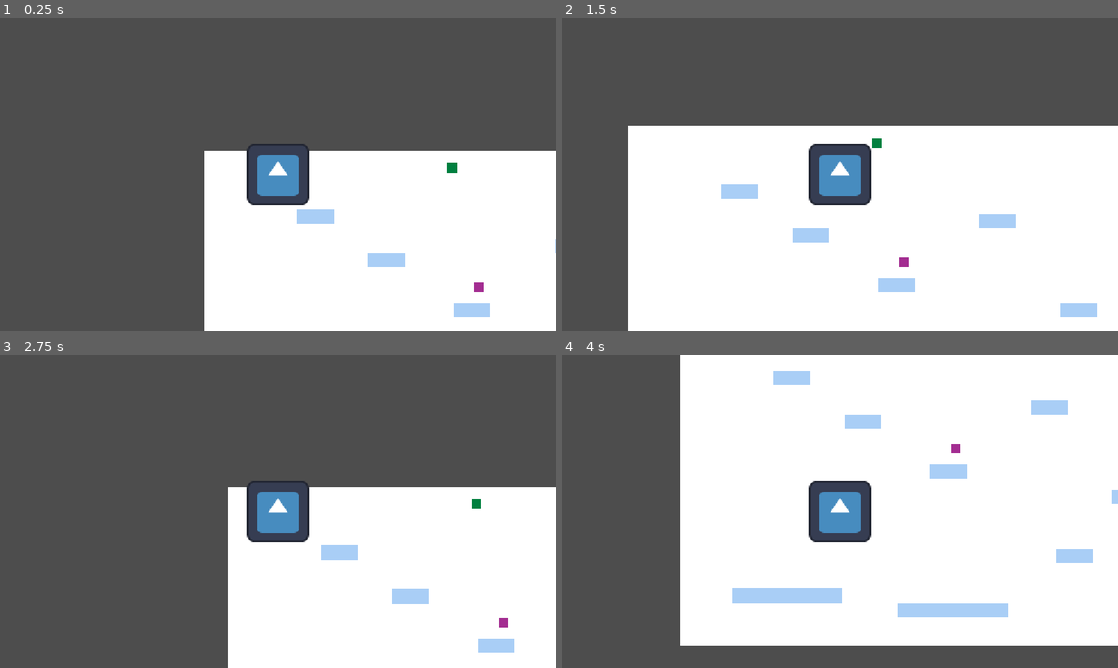
Above: before the commit, frames 1-4 (two rows, left to right).
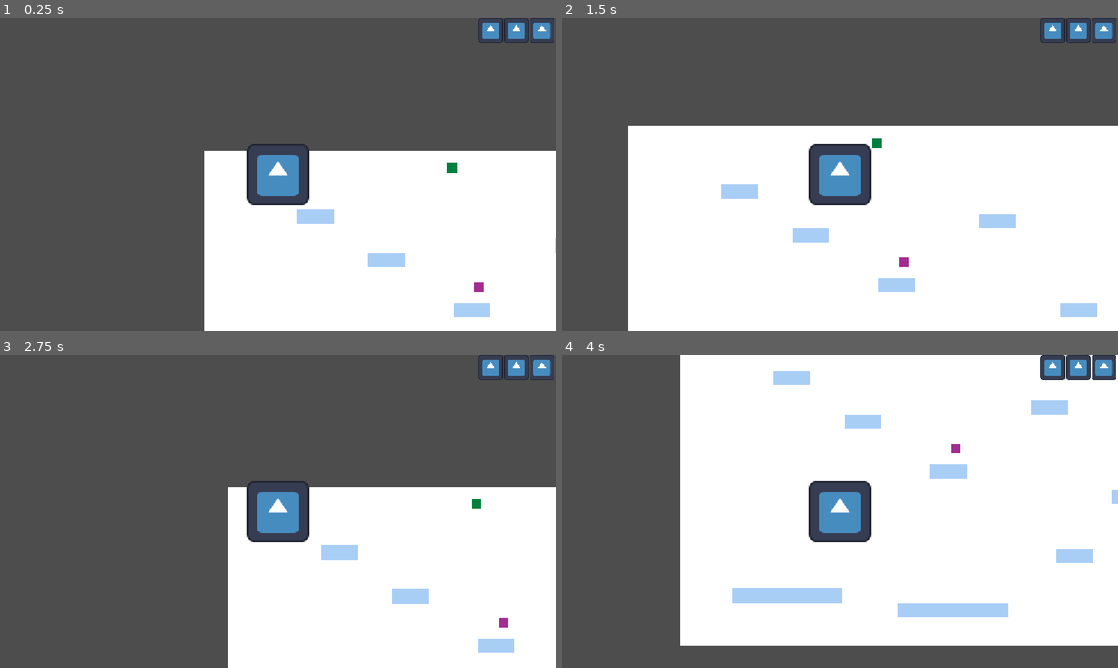
Above: after the commit, the same moments.

Repository: ignaciorizu/Primer_Videojuego_Godot
Game: Godot game, scene res://src/scenes/world/world.tscn
Same seed, same stepped clock (60 frames per second), same inputs: the game is played once before the commit and once after it. The engine's default icon, where the game draws it, is replaced by a stand-in: a white triangle on a blue panel in a dark square.
Inputs:
- Up to frame 1 (0.25 s): no input
- Up to frame 2 (1.5 s): tap Enter (ui_accept) at 0.5, 0.77 s; hold Right (ui_right) from 0.53 s (still down)
- Up to frame 3 (2.75 s): tap Enter (ui_accept) at 1.52 s; release Right (ui_right) at 2.03 s; hold Left (ui_left) from 2.03 s (still down)
- Up to frame 4 (4 s): release Left (ui_left) at 2.78 s; hold Right (ui_right) from 2.78 s (still down); tap Enter (ui_accept) at 3.02, 3.77 s

The runs differ from the first frame. In frame 1, 0.6% of the frame differs, in the area x 86-100%, y 0-71%; in frame 2, 0.6%; in frame 3, 0.6%; in frame 4, 1.0%, in the area x 86-100%, y 0-8%.

Commit message:
Vidas en la vista del mundo

Diff:
--- /dev/null
+++ b/src/scenes/player/vidas.tscn
@@ -0,0 +1,27 @@
+[gd_scene format=3 uid="uid://ccbpalwlsx23a"]
+
+[ext_resource type="Texture2D" uid="uid://cb2djvtfmuod3" path="res://icon.svg" id="1_sii6y"]
+
+[node name="Vidas" type="CanvasLayer" unique_id=2103879004]
+
+[node name="HBoxContainer" type="HBoxContainer" parent="." unique_id=1191275963]
+anchors_preset = 1
+anchor_left = 1.0
+anchor_right = 1.0
+offset_left = -160.99994
+offset_right = 231.0
+offset_bottom = 128.0
+grow_horizontal = 0
+scale = Vector2(0.40206325, 0.40206325)
+
+[node name="TextureRect" type="TextureRect" parent="HBoxContainer" unique_id=1893885554]
+layout_mode = 2
+texture = ExtResource("1_sii6y")
+
+[node name="TextureRect2" type="TextureRect" parent="HBoxContainer" unique_id=1800675255]
+layout_mode = 2
+texture = ExtResource("1_sii6y")
+
+[node name="TextureRect3" type="TextureRect" parent="HBoxContainer" unique_id=1810221327]
+layout_mode = 2
+texture = ExtResource("1_sii6y")
--- a/src/scenes/world/world.tscn
+++ b/src/scenes/world/world.tscn
@@ -8,6 +8,7 @@
 [ext_resource type="PackedScene" uid="uid://bb72ejoj72opb" path="res://src/scenes/pisos/pisoLargo.tscn" id="5_nv6pj"]
 [ext_resource type="PackedScene" uid="uid://ndpl77dn243x" path="res://src/scenes/pisos/LimiteEscenario.tscn" id="6_iaymg"]
 [ext_resource type="PackedScene" uid="uid://dp8n3vic3pp0c" path="res://src/scenes/checkpoint/checkPoint.tscn" id="8_gd3mq"]
+[ext_resource type="PackedScene" uid="uid://ccbpalwlsx23a" path="res://src/scenes/player/vidas.tscn" id="9_iwh12"]
 
 [node name="World" type="Node2D" unique_id=869871594]
 script = ExtResource("1_m1gqc")
@@ -17,8 +18,10 @@
 offset_right = 2655.0
 offset_bottom = 690.0
 
+[node name="Vidas" parent="." unique_id=2103879004 instance=ExtResource("9_iwh12")]
+
 [node name="Personaje" parent="." unique_id=664453637 instance=ExtResource("1_m76yy")]
-position = Vector2(154, 35)
+position = Vector2(154, 34)
 
 [node name="Piso" parent="." unique_id=1415212472 instance=ExtResource("2_q3of6")]
 position = Vector2(231, 135)
@@ -47,7 +50,7 @@
 [node name="WinZone" parent="." unique_id=2070348039 instance=ExtResource("3_cacf4")]
 position = Vector2(1082, 413)
 
-[node name="Killzone" parent="." unique_id=1798966041 groups=["jugador"] instance=ExtResource("4_kccwn")]
+[node name="Killzone" parent="." unique_id=1798966041 instance=ExtResource("4_kccwn")]
 position = Vector2(515, 35)
 
 [node name="PisoLargo" parent="." unique_id=1902574791 instance=ExtResource("5_nv6pj")]
